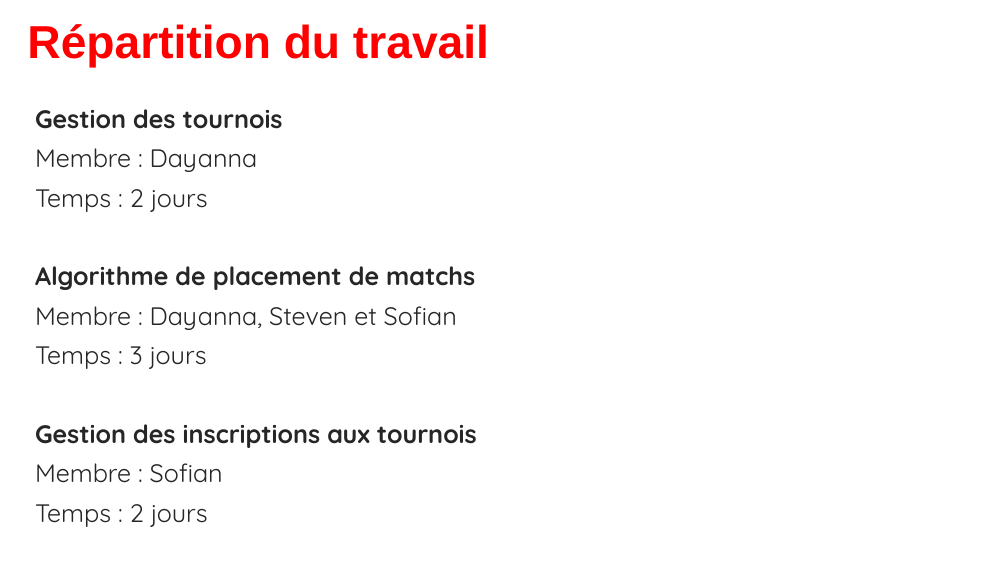
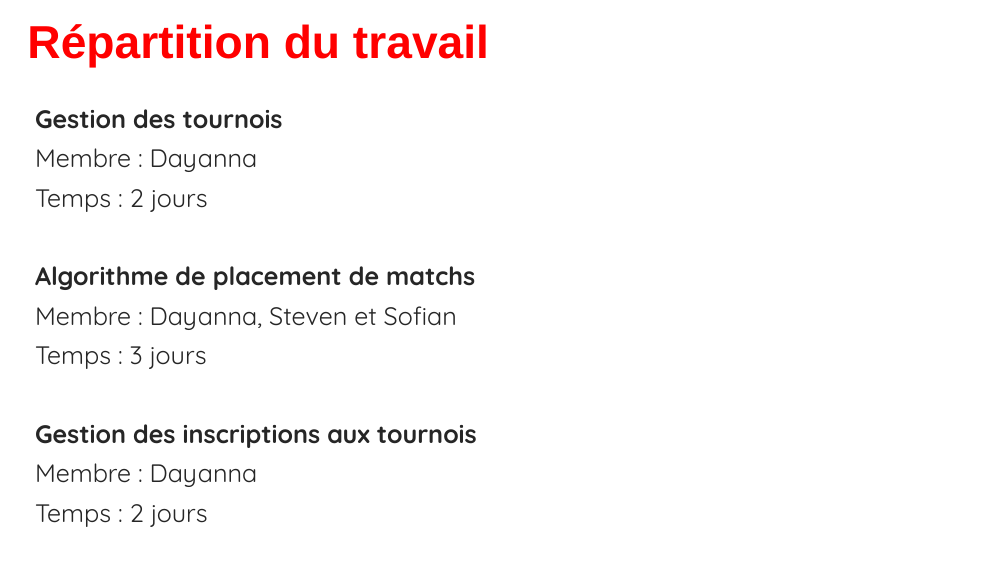
Before and after one commit to stevenfavre/Projet-sur-mandat---FC-Champel, a slide deck: slide 3 of Projet sur mandat - Semaine 2.pptx. Drawn at 1008x567 pixels with LibreOffice and Linux fonts; fonts in the diff are those of the drawing. Boxes give left, top, right and bottom in pixels: in the first picture for what was removed or moved away, otherwise in the second. Text is boxed around its words. In the diff, an @@ line names an element or a change of style, - is before the commit and + after.

Commit message:
Add files via upload
Finalisation du support PowerPoint pour la présentation du travail de la 2ème semaine.

```diff
--- a/Projet sur mandat - Semaine 2.pptx
+++ b/Projet sur mandat - Semaine 2.pptx
@@ text at (35,463,258,487): text changed @@
-Membre : Sofian
+Membre : Dayanna
```
Also in this commit, not shown: 1 other slide changed.
